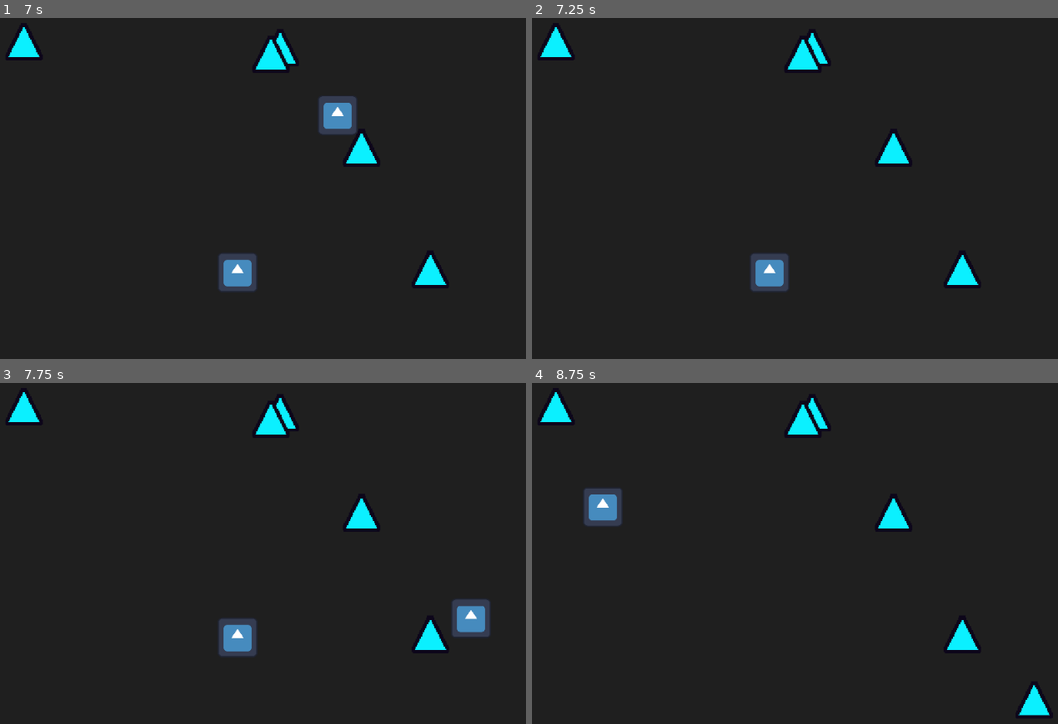
Above: before the commit, frames 1-4 (two rows, left to right).
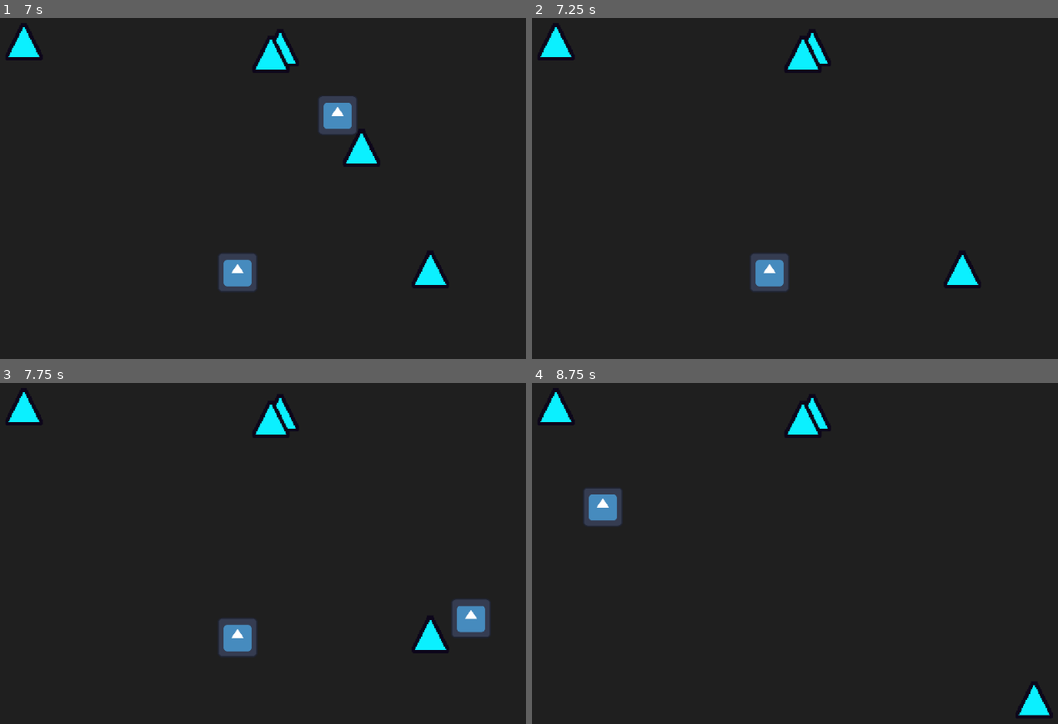
Above: after the commit, the same moments.

Repository: SpicyTime/BlastForge
Game: Godot game, scene res://main/main.tscn
The game is run twice, just before and just after one commit, with the same random seed, the same clock (stepped at 60 frames per second) and the same inputs. The engine's default icon, where the game draws it, is replaced by a stand-in: a white triangle on a blue panel in a dark square.
Inputs (mouse positions are in pixels of both pictures, inside the frame that each line leads up to):
- Up to frame 1 (7 s): tap Enter at 0.5 s; move the mouse to (236, 273) at 0.52 s; click (236, 273) at 0.6 s; tap Space at 1.25 s; move the mouse to (473, 253) at 1.27 s; click (473, 253) at 1.35 s; move the mouse to (68, 140) at 2.02 s; click (68, 140) at 2.1 s; move the mouse to (305, 198) at 2.77 s; click (305, 198) at 2.85 s; move the mouse to (168, 103) at 3.52 s; click (168, 103) at 3.6 s; move the mouse to (415, 178) at 4.27 s; click (415, 178) at 4.35 s; move the mouse to (136, 215) at 5.02 s; click (136, 215) at 5.1 s; move the mouse to (336, 116) at 5.77 s; click (336, 116) at 5.85 s; move the mouse to (236, 273) at 6.52 s; click (236, 273) at 6.6 s
- Up to frame 2 (7.25 s): no input
- Up to frame 3 (7.75 s): move the mouse to (473, 618) at 7.27 s; click (473, 618) at 7.35 s
- Up to frame 4 (8.75 s): move the mouse to (600, 505) at 8.02 s; click (600, 505) at 8.1 s

Frame 1 is identical in both runs. In frame 2, 0.5% of the frame differs, in the area x 65-73%, y 32-44%; in frame 3, 0.5%; in frame 4, 0.9%, in the area x 65-86%, y 32-80%.

Commit message:
Breakables now modulate to a darker color when in the radius of a bomb

Diff:
--- a/breakables/breakable.gd
+++ b/breakables/breakable.gd
@@ -2,12 +2,16 @@
 extends Node2D
 @onready var breakable_sprite: Sprite2D = $BreakableSprite
 @onready var hurtbox_collider: CollisionShape2D = $Hurtbox/HurtboxCollider
+@onready var detector_collider: CollisionShape2D = $ExplosionDetector/DetectorCollider
 @onready var health: Health = $Health
 var shape_component: ShapeComponent = null
+var base_modulate: Color = modulate
+var explosion_detected_modulate: Color = Color(0.5, 0.5, 0.5)
 
 func _ready() -> void:
 	var collision_shape: Shape2D = shape_component.get_shape_collider()
 	hurtbox_collider.shape = collision_shape
+	detector_collider.shape = collision_shape
 	breakable_sprite.texture = shape_component.get_shape_texture()
 	var health_amount = shape_component.get_shape_health()
 	health.set_health(health_amount)
@@ -16,6 +20,15 @@
 
 
 func _on_health_depleted(health_node: Health) -> void:
-	print("Depleted")
 	if health_node in get_children():
 		queue_free()
+
+
+func _on_explosion_detector_area_entered(area: Area2D) -> void:
+	if area.name == "ExplosionDetectionArea":
+		modulate = explosion_detected_modulate
+
+
+func _on_explosion_detector_area_exited(area: Area2D) -> void:
+	if area.name == "ExplosionDetectionArea":
+		modulate = base_modulate
--- a/breakables/breakable.tscn
+++ b/breakables/breakable.tscn
@@ -21,3 +21,10 @@
 health = 1
 max_health = 1
 metadata/_custom_type_script = "uid://dyakc7t63f14m"
+
+[node name="ExplosionDetector" type="Area2D" parent="."]
+
+[node name="DetectorCollider" type="CollisionShape2D" parent="ExplosionDetector"]
+
+[connection signal="area_entered" from="ExplosionDetector" to="." method="_on_explosion_detector_area_entered"]
+[connection signal="area_exited" from="ExplosionDetector" to="." method="_on_explosion_detector_area_exited"]
--- /dev/null
+++ b/breakables/glow_shader.gdshader
@@ -0,0 +1,58 @@
+shader_type canvas_item;
+
+uniform sampler2D screen_texture : hint_screen_texture, filter_linear_mipmap_anisotropic, repeat_disable;
+uniform float hpass : hint_range(0.0, 1.0, 0.1) = 1.0;
+uniform float vpass : hint_range(0.0, 1.0, 0.1) = 1.0;
+uniform int radius : hint_range(0, 65, 1) = 65;
+render_mode blend_add;
+
+vec4 textureThresholded(sampler2D _texture, vec2 _uv, float _bias) {
+	vec4 pixel = textureLod(_texture, _uv, _bias);
+
+	if ( pixel.r <= 1. && pixel.g <= 1. && pixel.b <= 1. ) {
+		pixel.rgb = vec3(0.);
+	}
+
+	return pixel;
+}
+
+void fragment() {
+	vec4 pixel = textureThresholded(screen_texture, SCREEN_UV, 0.);
+
+	if (radius != 0) {
+
+		vec4 blurred = vec4(0., 0., 0., 1.);
+		float[65] w = {0.0064, 0.0063, 0.0062, 0.0061, 0.006,
+			0.0059, 0.0058, 0.0057, 0.0056, 0.0055, 0.0054, 0.0053, 0.0052, 0.0051, 0.005, 0.0049, 0.0048, 0.0047, 0.0046, 0.0054, 0.0044, 0.0043, 0.0042, 0.0041, 0.004, 0.0039, 0.0038, 0.0037, 0.0036, 0.0043, 0.0034, 0.0033, 0.0032, 0.0031, 0.003, 0.0029, 0.0028, 0.0027, 0.0026, 0.0052, 0.0024, 0.0023, 0.0022, 0.0021, 0.002, 0.0019, 0.0018, 0.0017, 0.0016, 0.0051, 0.0014, 0.0013, 0.0012, 0.0011, 0.001, 0.0009, 0.0008, 0.0007, 0.0006, 0.0005, 0.0004, 0.0003, 0.0002, 0.0001, 0.};
+
+		float px = 1. / float(textureSize(screen_texture, 0).x);
+		float py = 1. / float(textureSize(screen_texture, 0).y);
+
+		for(int i = 0; i < radius; i++) {
+			float k = float(i + 1);
+
+			blurred += textureThresholded(screen_texture, SCREEN_UV + vec2(float(i) * cos(float(i)), 0) * vec2(px, py) * vec2(hpass, vpass), k) * w[i];
+			blurred += textureThresholded(screen_texture, SCREEN_UV + vec2(float(-i) * cos(float(i)), 0) * vec2(px, py) * vec2(hpass, vpass), k) * w[i];
+
+			blurred += textureThresholded(screen_texture, SCREEN_UV + vec2(0, float(i) * sin(float(i))) * vec2(px, py) * vec2(hpass, vpass), k) * w[i];
+			blurred += textureThresholded(screen_texture, SCREEN_UV + vec2(0, float(-i) * sin(float(i))) * vec2(px, py) * vec2(hpass, vpass), k) * w[i];
+
+			blurred += textureThresholded(screen_texture, SCREEN_UV + vec2(float(i) * cos(float(i)), float(i) * sin(float(i))) * vec2(px, py) * vec2(hpass, vpass), k) * w[i];
+			blurred += textureThresholded(screen_texture, SCREEN_UV + vec2(float(-i) * cos(float(i)), float(-i) * sin(float(i))) * vec2(px, py) * vec2(hpass, vpass), k) * w[i];
+
+			blurred += textureThresholded(screen_texture, SCREEN_UV + vec2(float(i) * cos(float(i)), float(-i) * sin(float(i))) * vec2(px, py) * vec2(hpass, vpass), k) * w[i];
+			blurred += textureThresholded(screen_texture, SCREEN_UV + vec2(float(-i) * cos(float(i)), float(i) * sin(float(i))) * vec2(px, py) * vec2(hpass, vpass), k) * w[i];
+
+			blurred += textureThresholded(screen_texture, SCREEN_UV + vec2(float(-i) * cos(float(i)), float(i) * sin(float(i))) * vec2(px, py) * vec2(hpass, vpass), k) * w[i];
+			blurred += textureThresholded(screen_texture, SCREEN_UV + vec2(float(i) * cos(float(i)), float(-i) * sin(float(i))) * vec2(px, py) * vec2(hpass, vpass), k) * w[i];
+		}
+
+		blurred /= float(radius) / 6.;
+		pixel += blurred;
+
+	} else {
+		pixel = vec4(0., 0., 0., 1.);
+	}
+
+	COLOR = pixel;
+}
--- a/explosives/explosive.gd
+++ b/explosives/explosive.gd
@@ -1,10 +1,14 @@
 class_name Explosive
 extends Node2D
+@export var keep_detection_active: bool = false
+var detonation_time: float = 1.15
 @onready var explosive_area_shader_box: Sprite2D = $ExplosiveAreaShaderBox
 @onready var explosive_sprite: Sprite2D = $ExplosiveSprite
 @onready var detonation_timer: Timer = $DetonationTimer
 @onready var hitbox_collider: CollisionShape2D = $ExplosionArea/HitboxCollider
-var detonation_time: float = 1.15
+@onready var detection_area_collider: CollisionShape2D = $ExplosionDetectionArea/DetectionAreaCollider
+@onready var explosion_detection_area: Area2D = $ExplosionDetectionArea
+
 
 
 func handle_placed() -> void:
@@ -12,12 +16,16 @@
 	explosive_area_shader_box.visible = false
 	explosive_sprite.z_index = 1
 	detonation_timer.start(detonation_time)
+	if not keep_detection_active:
+		explosion_detection_area.monitorable = false
+		explosion_detection_area.monitoring = false
 
 
 func _on_detonation_timer_timeout() -> void:
 	# TO DO: Handle all explosion effects, particles, sounds, etc...
 	hitbox_collider.disabled = false
 	# A short delay to allow for collision detection with the other areas
-	await get_tree().process_frame
+	for i in range(3):
+		await get_tree().process_frame
 
 	queue_free()
--- a/explosives/explosive.tscn
+++ b/explosives/explosive.tscn
@@ -7,6 +7,9 @@
 
 [sub_resource type="CircleShape2D" id="CircleShape2D_00hdp"]
 radius = 48.09366
+
+[sub_resource type="CircleShape2D" id="CircleShape2D_wvlh0"]
+radius = 48.0
 
 [node name="Explosive" type="Node2D"]
 script = ExtResource("1_ejdfl")
@@ -27,6 +30,11 @@
 shape = SubResource("CircleShape2D_00hdp")
 disabled = true
 
+[node name="ExplosionDetectionArea" type="Area2D" parent="."]
+
+[node name="DetectionAreaCollider" type="CollisionShape2D" parent="ExplosionDetectionArea"]
+shape = SubResource("CircleShape2D_wvlh0")
+
 [node name="DetonationTimer" type="Timer" parent="."]
 
 [connection signal="timeout" from="DetonationTimer" to="." method="_on_detonation_timer_timeout"]
Not shown: 1 places in explosives/explosive.tscn that only renumber resources
